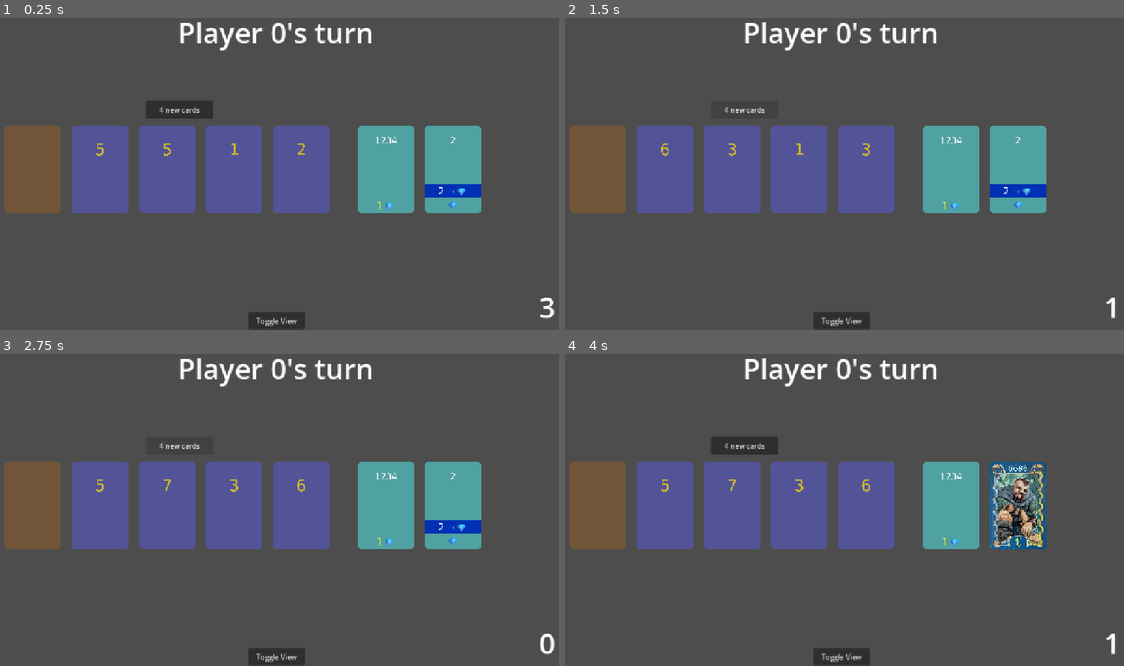
Above: before the commit, frames 1-4 (two rows, left to right).
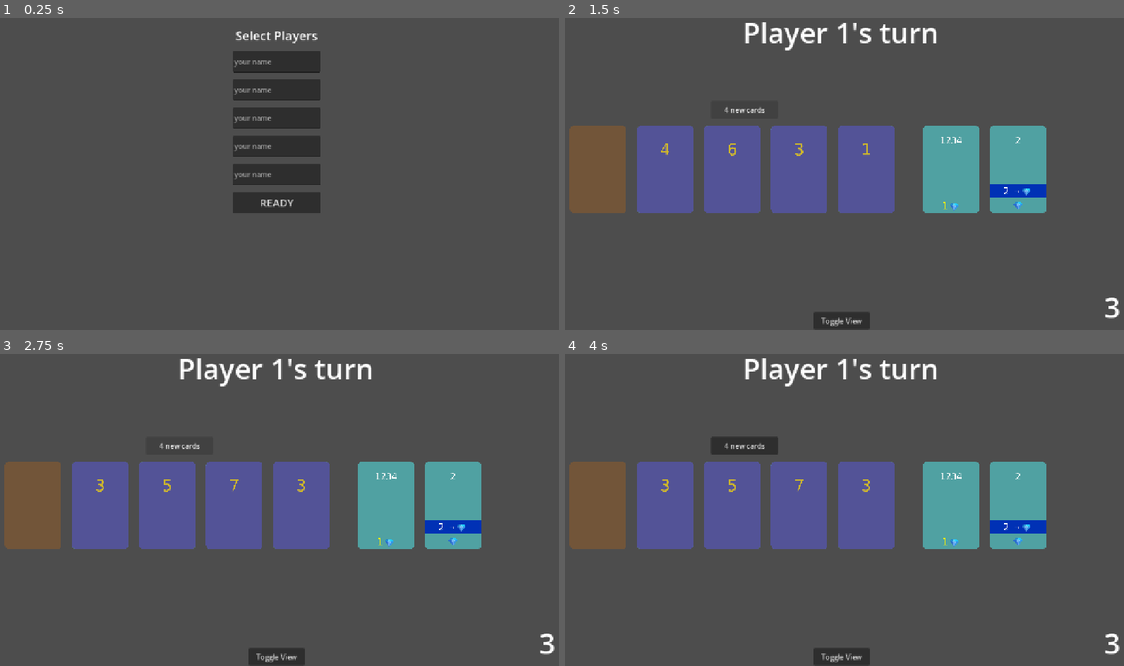
Above: after the commit, the same moments.

Repository: vbackeberg/game1
Game: Godot game, scene res://src/main.tscn
Two runs of this game, one before a commit and one after it. Both use one fixed random seed, a clock stepped at 60 frames per second and the inputs below. Before the commit the project starts from res://src/game/game_scene.tscn.
Inputs (mouse positions are in pixels of both pictures, inside the frame that each line leads up to):
- Up to frame 1 (0.25 s): no input
- Up to frame 2 (1.5 s): click (838, 202) at 0.5 s, where only the run after the commit has a clickable "READY"; click "4 new cards" at 1.25 s
- Up to frame 3 (2.75 s): click "4 new cards" at 2 s
- Up to frame 4 (4 s): click (598, 506) at 2.75 s; click (1017, 506) at 3.5 s

The runs differ from the first frame. In frame 1, 25% of the frame differs, in the area x 0-100%, y 1-100%; in frame 2, 0.3%; in frame 3, 0.3%; in frame 4, 3.1%.
Error after the commit: Out of bounds get index '0' (on base: 'Array[PlayerArea]') (res://src/game/game_scene.gd:112)

Commit message:
Create main menu that allows setting players and launching a new game.
- Create main menu scene with text fields and ready button
- Create new Main that contains Main menu and game scene
- Game scene contains middle area, player areas.
- Reset game scene state in start

Diff:
--- a/project.godot
+++ b/project.godot
@@ -15,7 +15,7 @@
 [application]
 
 config/name="portale-von-molthar"
-run/main_scene="uid://vj5feyq5sl6r"
+run/main_scene="uid://8f45kj4ev03x"
 config/features=PackedStringArray("4.6", "Mobile")
 config/icon="res://icon.svg"
 
--- a/src/game/game_scene.gd
+++ b/src/game/game_scene.gd
@@ -1,3 +1,4 @@
+class_name GameScene
 extends Node
 
 var middleVisible: bool
@@ -7,15 +8,19 @@
 var twelvePointsReached: bool
 var lastTurn: bool
 
-# Called when the node enters the scene tree for the first time.
-func _ready() -> void:
-	players = [$PlayerArea]
+var playerArea = preload("res://src/game/player_area.tscn")
+
+func add_player(playerName: String):
+	var player = playerArea.instantiate()
+	player.playerName = playerName
+	add_child(player)
+	players.append(player)
+
+func start():
 	_set_current_player(0)
-
 	$WinOverlay.visible = false
 	twelvePointsReached = false
 	lastTurn = false
-
 	for player in players:
 		player.discard_started.connect(_on_discard_started.bind())
 		player.discard_finished.connect(_on_discard_finished.bind())
--- a/src/game/game_scene.tscn
+++ b/src/game/game_scene.tscn
@@ -2,7 +2,6 @@
 
 [ext_resource type="Script" uid="uid://bopt66vu8q8qa" path="res://src/game/game_scene.gd" id="1_jr7q5"]
 [ext_resource type="PackedScene" uid="uid://dkfqww1gfq0k" path="res://src/game/middle_area.tscn" id="2_lhik4"]
-[ext_resource type="PackedScene" uid="uid://bov0ixvuurdny" path="res://src/game/player_area.tscn" id="3_p835m"]
 
 [node name="GameScene" type="Node2D" unique_id=2046145857]
 script = ExtResource("1_jr7q5")
@@ -11,9 +10,6 @@
 
 [node name="MiddleArea" parent="." unique_id=1610996483 instance=ExtResource("2_lhik4")]
 position = Vector2(-640, -360)
-
-[node name="PlayerArea" parent="." unique_id=987378068 instance=ExtResource("3_p835m")]
-position = Vector2(-640, 360)
 
 [node name="ActionsLeftLabel" type="Label" parent="." unique_id=122699932]
 offset_left = 528.0
@@ -92,7 +88,5 @@
 text = "Toggle View"
 
 [connection signal="action_used" from="MiddleArea" to="." method="_on_action_used"]
-[connection signal="action_used" from="PlayerArea" to="." method="_on_action_used"]
-[connection signal="visibility_changed" from="PlayerArea" to="PlayerArea" method="_on_visibility_changed"]
 [connection signal="pressed" from="WinOverlay/NewGameButton" to="." method="_on_new_game_button_pressed"]
 [connection signal="pressed" from="ToggleViewButton" to="." method="toggle_view"]
--- a/src/game/player_area.gd
+++ b/src/game/player_area.gd
@@ -2,7 +2,7 @@
 extends Node2D
 
 const CARD_WIDTH = 128.0
-var playerName: String
+var playerName: String = ""
 var resourcesOnHand: Array[CardResource]
 var resourceCapacity: int
 var charactersOnPayField: Array[CardCharacter]
@@ -25,7 +25,6 @@
 
 # Called when the node enters the scene tree for the first time.
 func _ready() -> void:
-	playerName = str(randi() % 100 + 1)
 	resourcesOnHand = []
 	resourceCapacity = 5
 	charactersOnPayField = []
--- /dev/null
+++ b/src/main.gd
@@ -0,0 +1,27 @@
+extends Node
+
+
+# Called when the node enters the scene tree for the first time.
+func _ready() -> void:
+	pass # Replace with function body.
+
+
+# Called every frame. 'delta' is the elapsed time since the previous frame.
+func _process(delta: float) -> void:
+	pass
+
+
+var gameScene = preload("res://src/game/game_scene.tscn")
+func _on_ready_button_pressed() -> void:
+	var instance = gameScene.instantiate() as GameScene
+	for n in [$MainMenu/VBoxContainer/NamePlayer1.text,
+			$MainMenu/VBoxContainer/NamePlayer2.text,
+			$MainMenu/VBoxContainer/NamePlayer3.text,
+			$MainMenu/VBoxContainer/NamePlayer4.text,
+			$MainMenu/VBoxContainer/NamePlayer5.text]:
+		if n != "":
+			instance.add_player(n)
+	add_child(instance)
+	instance.start()
+
+	$MainMenu.hide()
--- a/src/main.tscn
+++ b/src/main.tscn
@@ -1,10 +1,63 @@
 [gd_scene format=3 uid="uid://8f45kj4ev03x"]
 
-[ext_resource type="PackedScene" uid="uid://vj5feyq5sl6r" path="res://src/game/game_scene.tscn" id="1_gh0ne"]
-[ext_resource type="PackedScene" uid="uid://bhjbyqhqpm5wn" path="res://src/main_menu.tscn" id="2_5q4o7"]
+[ext_resource type="Script" uid="uid://e6geuab71sco" path="res://src/main.gd" id="1_5q4o7"]
 
 [node name="Main" type="Node" unique_id=1571740787]
+script = ExtResource("1_5q4o7")
 
-[node name="GameScene" parent="." unique_id=2046145857 instance=ExtResource("1_gh0ne")]
+[node name="MainMenu" type="MarginContainer" parent="." unique_id=1160066877]
+anchors_preset = 15
+anchor_right = 1.0
+anchor_bottom = 1.0
+grow_horizontal = 2
+grow_vertical = 2
+theme_override_constants/margin_left = 32
+theme_override_constants/margin_top = 32
+theme_override_constants/margin_right = 32
+theme_override_constants/margin_bottom = 32
 
-[node name="MainMenu" parent="." unique_id=588062647 instance=ExtResource("2_5q4o7")]
+[node name="VBoxContainer" type="VBoxContainer" parent="MainMenu" unique_id=222988431]
+custom_minimum_size = Vector2(200, 0)
+layout_mode = 2
+size_flags_horizontal = 4
+theme_override_constants/separation = 16
+
+[node name="SelectPlayersLabel" type="Label" parent="MainMenu/VBoxContainer" unique_id=690593717]
+layout_mode = 2
+theme_type_variation = &"HeaderLarge"
+text = "Select Players"
+horizontal_alignment = 1
+vertical_alignment = 1
+
+[node name="NamePlayer1" type="LineEdit" parent="MainMenu/VBoxContainer" unique_id=950493113]
+custom_minimum_size = Vector2(0, 48)
+layout_mode = 2
+placeholder_text = "your name"
+
+[node name="NamePlayer2" type="LineEdit" parent="MainMenu/VBoxContainer" unique_id=340909493]
+custom_minimum_size = Vector2(0, 48)
+layout_mode = 2
+placeholder_text = "your name"
+
+[node name="NamePlayer3" type="LineEdit" parent="MainMenu/VBoxContainer" unique_id=1724283401]
+custom_minimum_size = Vector2(0, 48)
+layout_mode = 2
+placeholder_text = "your name"
+
+[node name="NamePlayer4" type="LineEdit" parent="MainMenu/VBoxContainer" unique_id=356754796]
+custom_minimum_size = Vector2(0, 48)
+layout_mode = 2
+placeholder_text = "your name"
+
+[node name="NamePlayer5" type="LineEdit" parent="MainMenu/VBoxContainer" unique_id=1351426914]
+custom_minimum_size = Vector2(0, 48)
+layout_mode = 2
+placeholder_text = "your name"
+
+[node name="ReadyButton" type="Button" parent="MainMenu/VBoxContainer" unique_id=1314140258]
+custom_minimum_size = Vector2(0, 48)
+layout_mode = 2
+theme_override_font_sizes/font_size = 24
+text = "READY"
+
+[connection signal="pressed" from="MainMenu/VBoxContainer/ReadyButton" to="." method="_on_ready_button_pressed"]
--- /dev/null
+++ b/src/main_menu.gd
@@ -0,0 +1,11 @@
+extends MarginContainer
+
+
+# Called when the node enters the scene tree for the first time.
+func _ready() -> void:
+	pass # Replace with function body.
+
+
+# Called every frame. 'delta' is the elapsed time since the previous frame.
+func _process(delta: float) -> void:
+	pass
--- a/src/main_menu.tscn
+++ b/src/main_menu.tscn
@@ -1,56 +1,3 @@
 [gd_scene format=3 uid="uid://bhjbyqhqpm5wn"]
 
-[node name="MainMenu" type="MarginContainer" unique_id=588062647]
-anchors_preset = 15
-anchor_right = 1.0
-anchor_bottom = 1.0
-grow_horizontal = 2
-grow_vertical = 2
-theme_override_constants/margin_left = 32
-theme_override_constants/margin_top = 32
-theme_override_constants/margin_right = 32
-theme_override_constants/margin_bottom = 32
-
-[node name="VBoxContainer" type="VBoxContainer" parent="." unique_id=222988431]
-custom_minimum_size = Vector2(200, 0)
-layout_mode = 2
-size_flags_horizontal = 4
-theme_override_constants/separation = 16
-
-[node name="SelectPlayersLabel" type="Label" parent="VBoxContainer" unique_id=690593717]
-layout_mode = 2
-theme_type_variation = &"HeaderLarge"
-text = "Select Players"
-horizontal_alignment = 1
-vertical_alignment = 1
-
-[node name="NamePlayer" type="TextEdit" parent="VBoxContainer" unique_id=30905927]
-custom_minimum_size = Vector2(0, 48)
-layout_mode = 2
-placeholder_text = "your name"
-
-[node name="NamePlayer2" type="TextEdit" parent="VBoxContainer" unique_id=1747374347]
-custom_minimum_size = Vector2(0, 48)
-layout_mode = 2
-placeholder_text = "your name"
-
-[node name="NamePlayer3" type="TextEdit" parent="VBoxContainer" unique_id=699047399]
-custom_minimum_size = Vector2(0, 48)
-layout_mode = 2
-placeholder_text = "your name"
-
-[node name="NamePlayer4" type="TextEdit" parent="VBoxContainer" unique_id=787452291]
-custom_minimum_size = Vector2(0, 48)
-layout_mode = 2
-placeholder_text = "your name"
-
-[node name="NamePlayer5" type="TextEdit" parent="VBoxContainer" unique_id=556931630]
-custom_minimum_size = Vector2(0, 48)
-layout_mode = 2
-placeholder_text = "your name"
-
-[node name="ReadyButton" type="Button" parent="VBoxContainer" unique_id=1314140258]
-custom_minimum_size = Vector2(0, 48)
-layout_mode = 2
-theme_override_font_sizes/font_size = 24
-text = "READY"
+[ext_resource type="Script" uid="uid://c81nfi150gouc" path="res://src/main_menu.gd" id="1_guuao"]
Not shown, added: src/main.gd.uid
Not shown, added: src/main_menu.gd.uid
